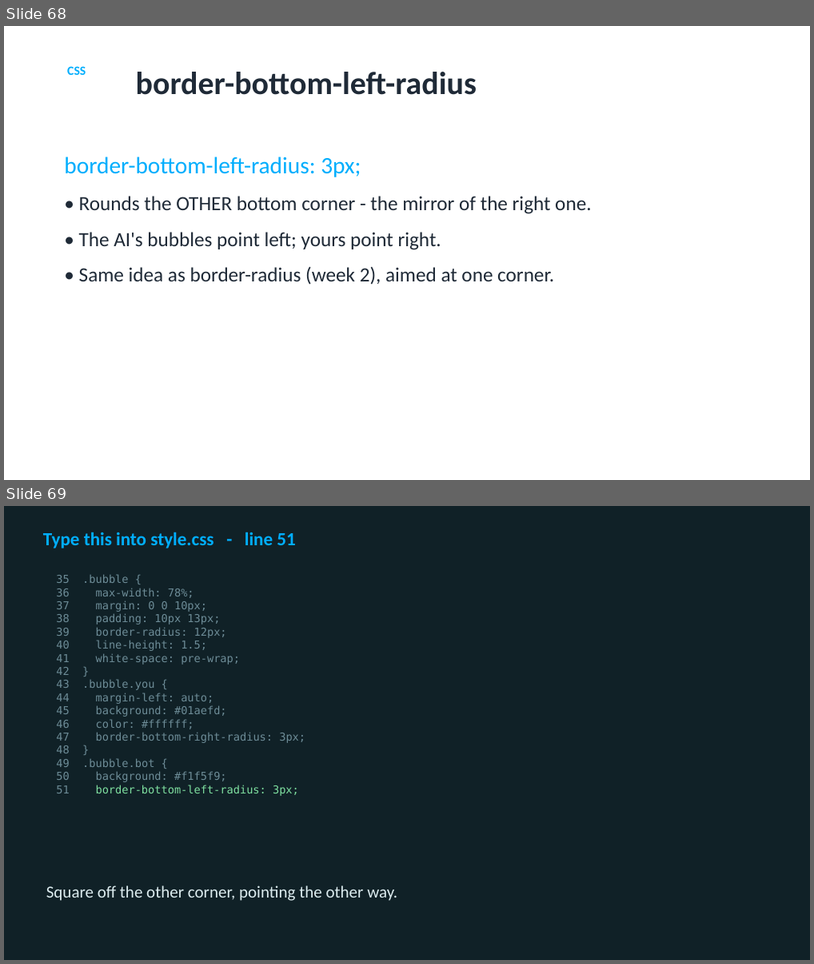
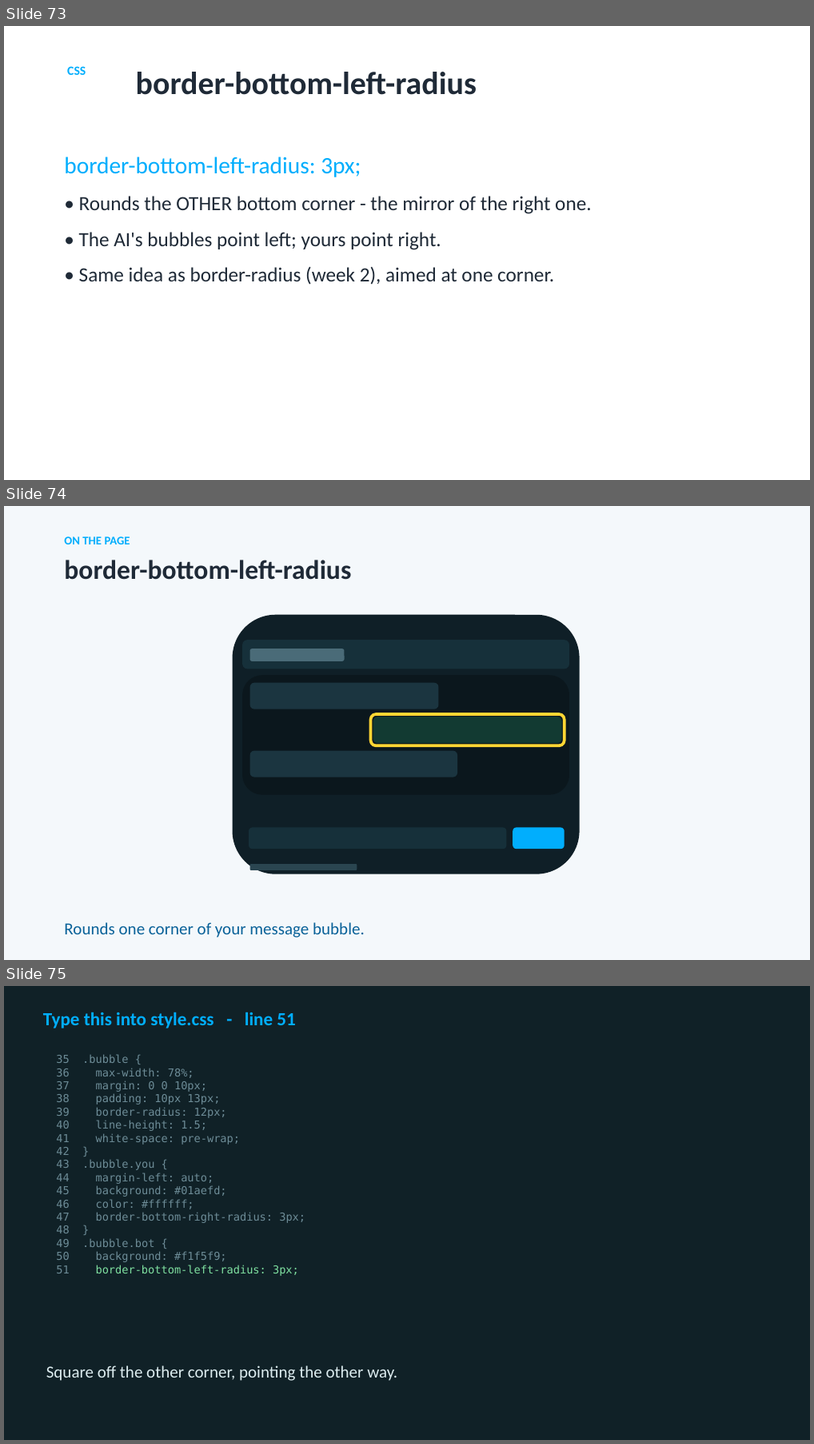
Before and after one commit to utgapps/utgapps.github.io, a slide deck: ai101/slides/week-07.pptx. Shown one above the other, each under a label of ours: slides 68 and 69 before the commit, slides 73, 74 and 75 after it. The pictures are 814x964 and 814x1444 pixels, drawn with LibreOffice and Linux fonts; fonts in the diff are those of the drawing. Boxes give left, top, right and bottom in pixels: in the first picture for what was removed or moved away, otherwise in the second. Text is boxed around its words. In the diff, an @@ line names an element or a change of style, - is before the commit and + after.

```diff
--- a/ai101/slides/week-07.pptx
+++ b/ai101/slides/week-07.pptx
@@ slide 74 added at bbox=[4, 506, 810, 960], background #F4F8FB @@
@@ text added at bbox=[64, 536, 130, 544], 14 pt, text #01AEFD, bold @@
+ON THE PAGE
@@ text added at bbox=[64, 560, 351, 580], 32 pt, text #1F2A37, bold @@
+border-bottom-left-radius
@@ rounded rectangle added at bbox=[233, 615, 580, 874], fill #0F1F27 @@
@@ rounded rectangle added at bbox=[242, 640, 570, 668], fill #16303A @@
@@ rounded rectangle added at bbox=[250, 648, 345, 661], fill #4A6B78 @@
@@ rounded rectangle added at bbox=[242, 675, 570, 795], fill #0B171D @@
@@ rounded rectangle added at bbox=[250, 683, 439, 709], fill #1B3540 @@
@@ rounded rectangle added at bbox=[371, 714, 565, 745], outline #FFD633 3.5 pt @@
@@ rounded rectangle added at bbox=[374, 716, 562, 743], fill #123A32 @@
@@ rounded rectangle added at bbox=[250, 751, 458, 777], fill #1B3540 @@
@@ rounded rectangle added at bbox=[249, 828, 506, 848], fill #16303A @@
@@ rounded rectangle added at bbox=[514, 828, 565, 848], fill #01AEFD @@
@@ rounded rectangle added at bbox=[250, 864, 358, 869], fill #2A4550 @@
@@ text added at bbox=[64, 922, 365, 937], 20 pt, text #0A6299 @@
+Rounds one corner of your message bubble.
@@ what was slide 68 is now slide 73 @@
@@ what was slide 69 is now slide 75 @@
```
Also in this commit, not shown: 8 other slides added, 32 other files.
